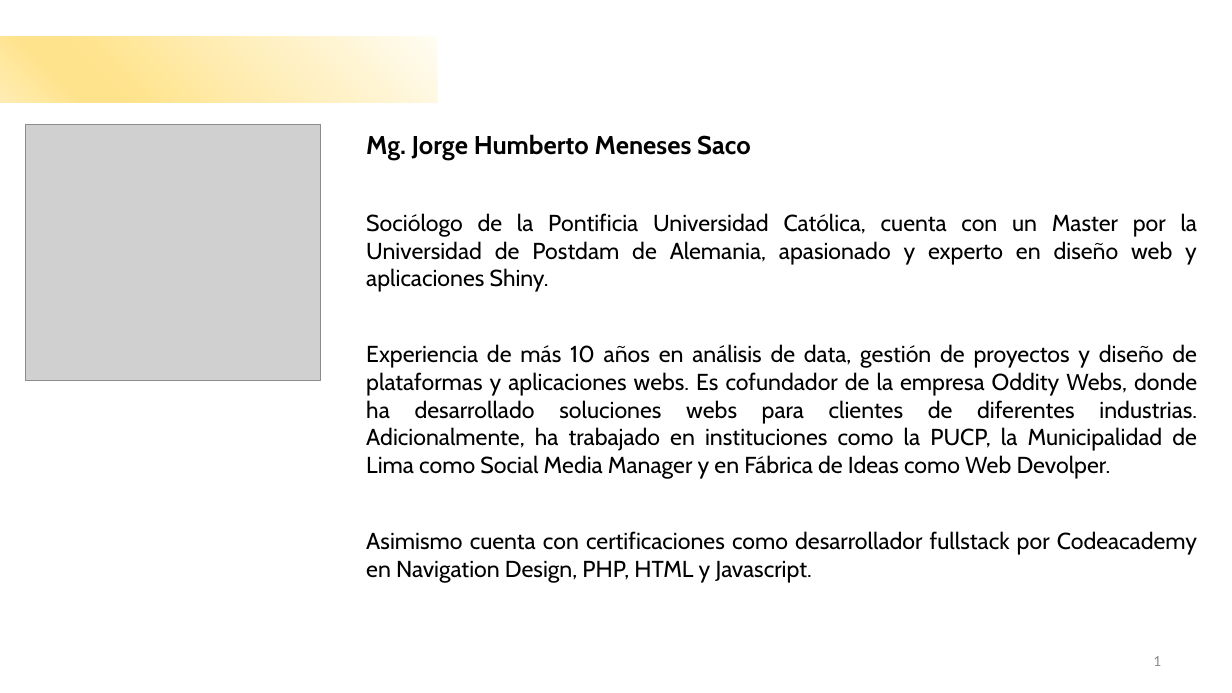
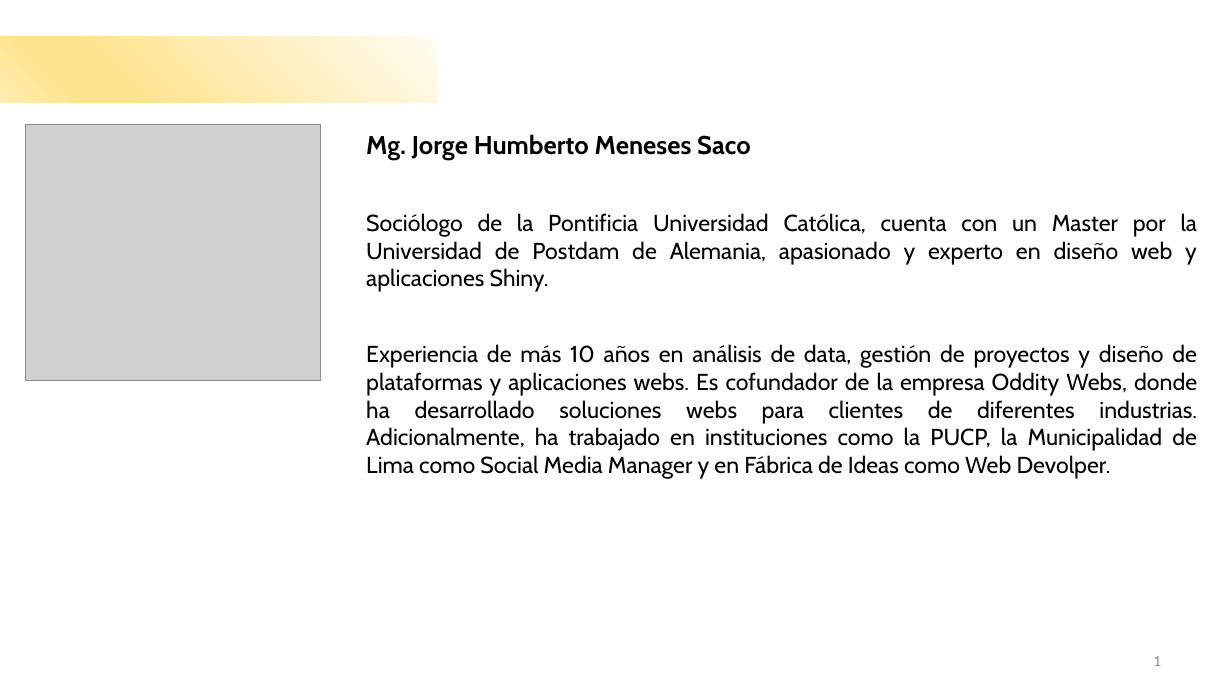
Before and after one commit to jorgejhms/introduccion_R, a slide deck: slide 1 of Presentación Profesores.pptx. Drawn at 1232x693 pixels with LibreOffice and Linux fonts; fonts in the diff are those of the drawing; grey boxes stand for pictures. Boxes give left, top, right and bottom in pixels: in the first picture for what was removed or moved away, otherwise in the second. Text is boxed around its words. In the diff, an @@ line names an element or a change of style, - is before the commit and + after.

```diff
--- a/Presentación Profesores.pptx
+++ b/Presentación Profesores.pptx
@@ text at (366,531,1197,583): paragraph removed @@
-Asimismo cuenta con certificaciones como desarrollador fullstack por Codeacademy en Navigation Design, PHP, HTML y Javascript.
```
Also in this commit, not shown: 1 other file.
